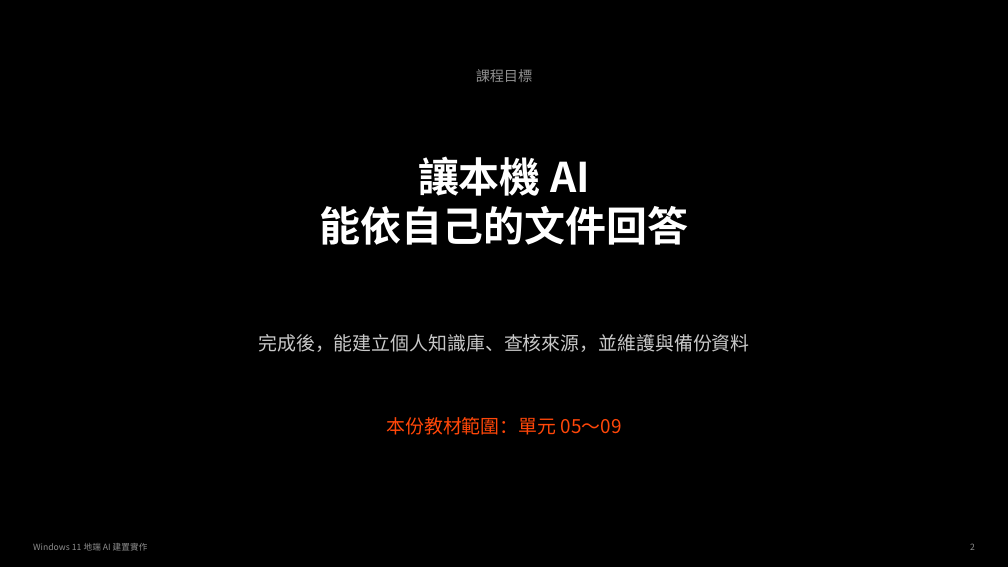
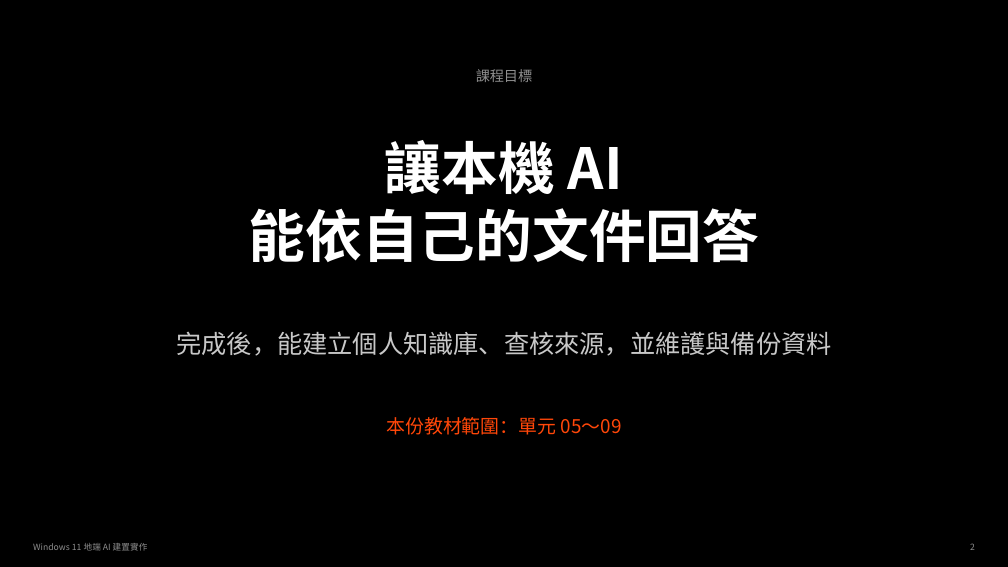
Before and after one commit to lee0401g/project-delivery_3LM, a slide deck: slide 2 of 地端AI建置實作-RAG.pptx. Drawn at 1008x567 pixels with LibreOffice and Linux fonts; fonts in the diff are those of the drawing. Boxes give left, top, right and bottom in pixels: in the first picture for what was removed or moved away, otherwise in the second. Text is boxed around its words. In the diff, an @@ line names an element or a change of style, - is before the commit and + after.

```diff
--- a/地端AI建置實作-RAG.pptx
+++ b/地端AI建置實作-RAG.pptx
@@ text "讓本機 AI" at box(249, 140, 759, 262): size 39 to 54 pt @@
@@ text "完成後，能建立個人知識庫、查核來源，並維護與備份資料" at box(176, 332, 831, 356): size 18 to 24 pt @@
```
Also in this commit, not shown: 6 other slides changed.
